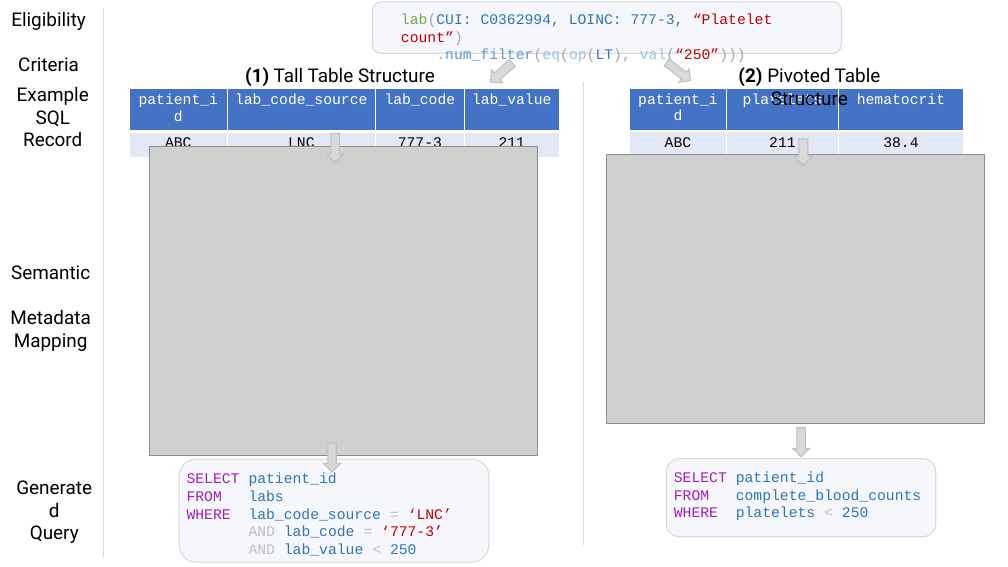
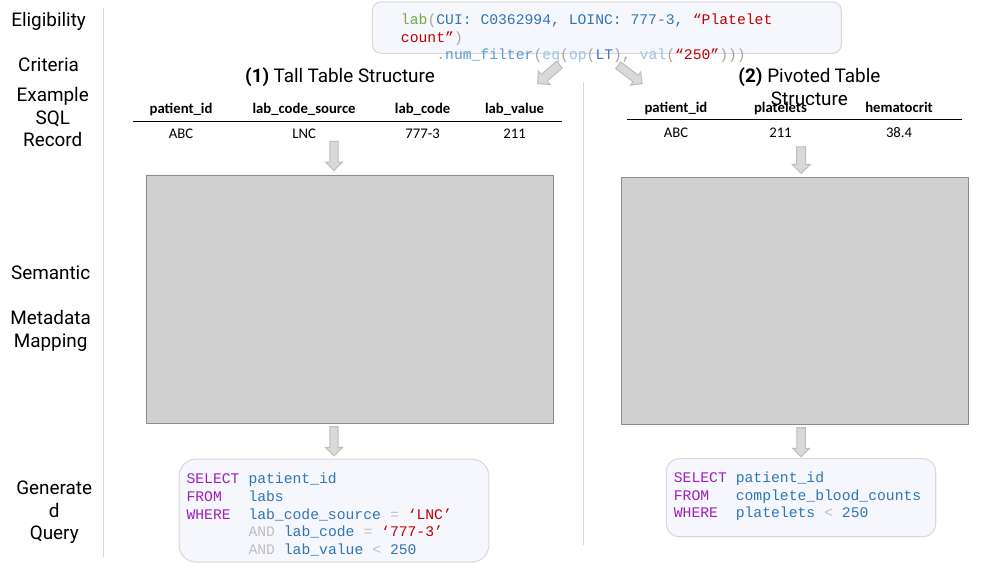
Before and after one commit to ndobb/dissertation, a slide deck: slide 3 of 2_query_gen/paper2_figures.pptx. Drawn at 1008x567 pixels with LibreOffice and Linux fonts; fonts in the diff are those of the drawing; grey boxes stand for pictures. Boxes give left, top, right and bottom in pixels: in the first picture for what was removed or moved away, otherwise in the second. Text is boxed around its words. In the diff, an @@ line names an element or a change of style, - is before the commit and + after.

```diff
--- a/2_query_gen/paper2_figures.pptx
+++ b/2_query_gen/paper2_figures.pptx
@@ down arrow moved from (x1=485, y1=56, x2=519, y2=89) to (x1=532, y1=58, x2=566, y2=90) @@
@@ down arrow moved from (x1=662, y1=56, x2=696, y2=88) to (x1=614, y1=58, x2=648, y2=90) @@
@@ table at (x1=132, y1=96, x2=563, y2=147) @@
@@ fill #4472C4 to none in row 1 @@
@@ fill #E3E8F7 to none in row 2 @@
@@ font Courier New to Calibri @@
@@ text colour #FFFFFF to #000000, bold on in "patient_id", "lab_code_source", "lab_code", "lab_value" @@
@@ borders changed @@
@@ table resized from (x1=130, y1=89, x2=560, y2=490) to (x1=132, y1=96, x2=563, y2=147) @@
@@ table at (x1=628, y1=95, x2=963, y2=145) @@
@@ fill #4472C4 to none in row 1 @@
@@ fill #E3E8F7 to none in row 2 @@
@@ font Courier New to Calibri @@
@@ text colour #FFFFFF to #000000, bold on in "patient_id", "platelets", "hematocrit" @@
@@ borders changed @@
@@ table resized from (x1=630, y1=88, x2=965, y2=489) to (x1=628, y1=95, x2=963, y2=145) @@
@@ down arrow moved from (x1=327, y1=134, x2=343, y2=163) to (x1=326, y1=141, x2=343, y2=171) @@
@@ down arrow moved from (x1=795, y1=139, x2=813, y2=166) to (x1=792, y1=147, x2=811, y2=173) @@
@@ picture resized from (x1=150, y1=147, x2=538, y2=455) to (x1=146, y1=175, x2=554, y2=423) @@
@@ picture resized from (x1=607, y1=154, x2=985, y2=424) to (x1=622, y1=177, x2=969, y2=423) @@
@@ down arrow moved from (x1=324, y1=443, x2=340, y2=473) to (x1=326, y1=426, x2=343, y2=456) @@
```
Also in this commit, not shown: 2 other files.
